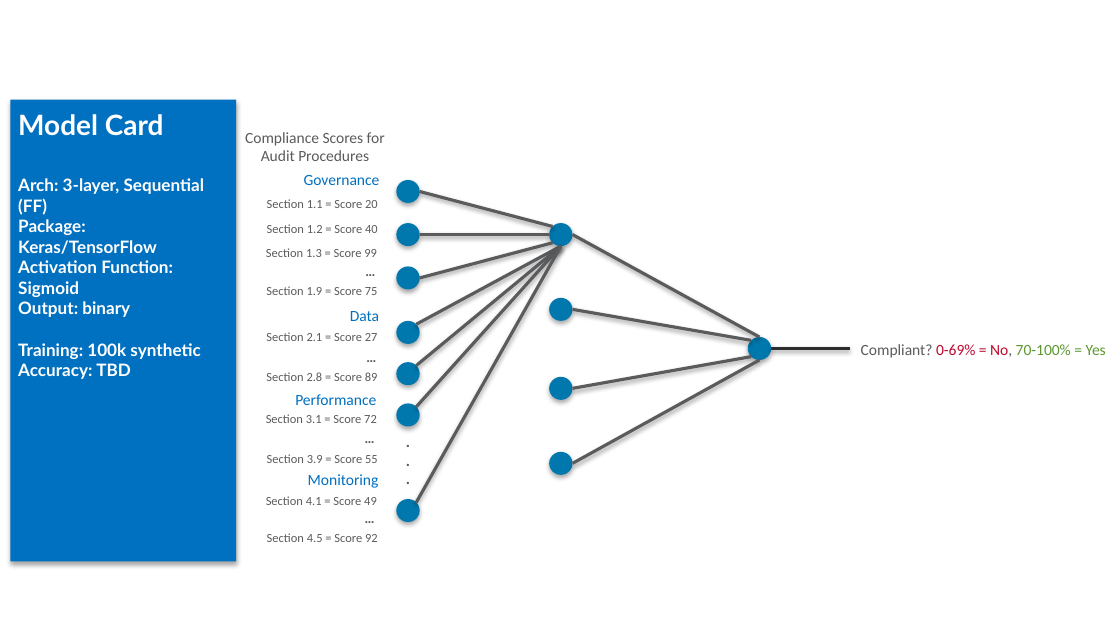
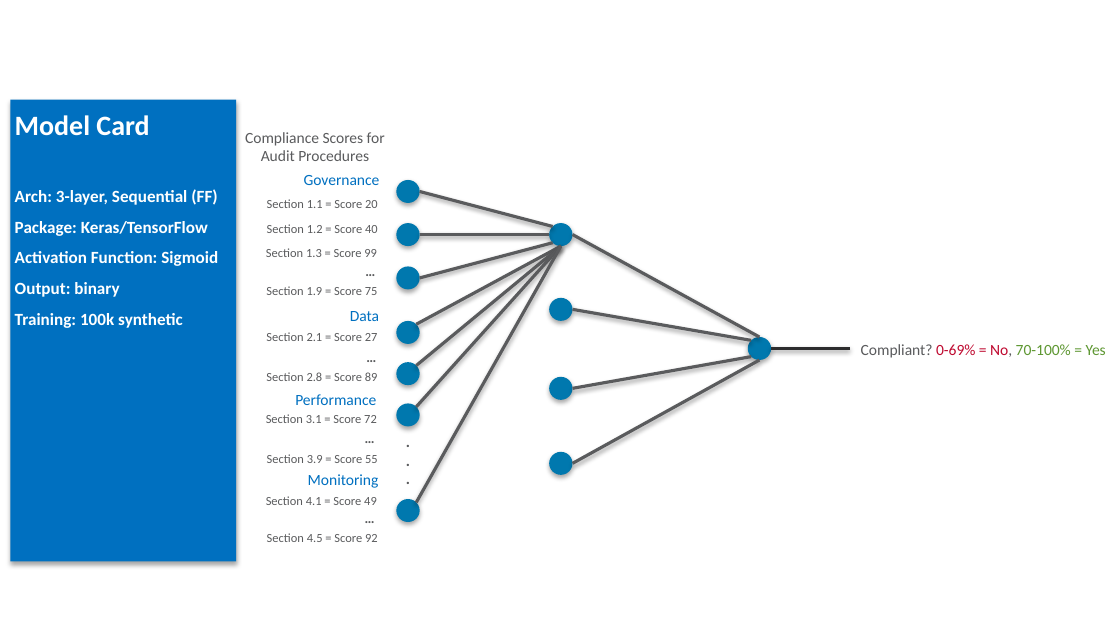
Before and after one commit to ethanmoscot/gao-ai, a slide deck: slide 9 of doc/gao_ai_proposal.pptx (slide 8 before the commit). Drawn at 1120x630 pixels with LibreOffice and Linux fonts; fonts in the diff are those of the drawing; background and template pictures are left out. Boxes give left, top, right and bottom in pixels: in the first picture for what was removed or moved away, otherwise in the second. Text is boxed around its words. In the diff, an @@ line names an element or a change of style, - is before the commit and + after.

```diff
--- a/doc/gao_ai_proposal.pptx
+++ b/doc/gao_ai_proposal.pptx
@@ text "Model Card" at [15, 115, 218, 328]: font Lato to Calibri; line spacing 1 to 1.5 @@
@@ text at [18, 363, 131, 379]: paragraph removed @@
-Accuracy: TBD
```
Also in this commit, not shown: 6 other slides changed, 2 slides added, 1 slide removed.
